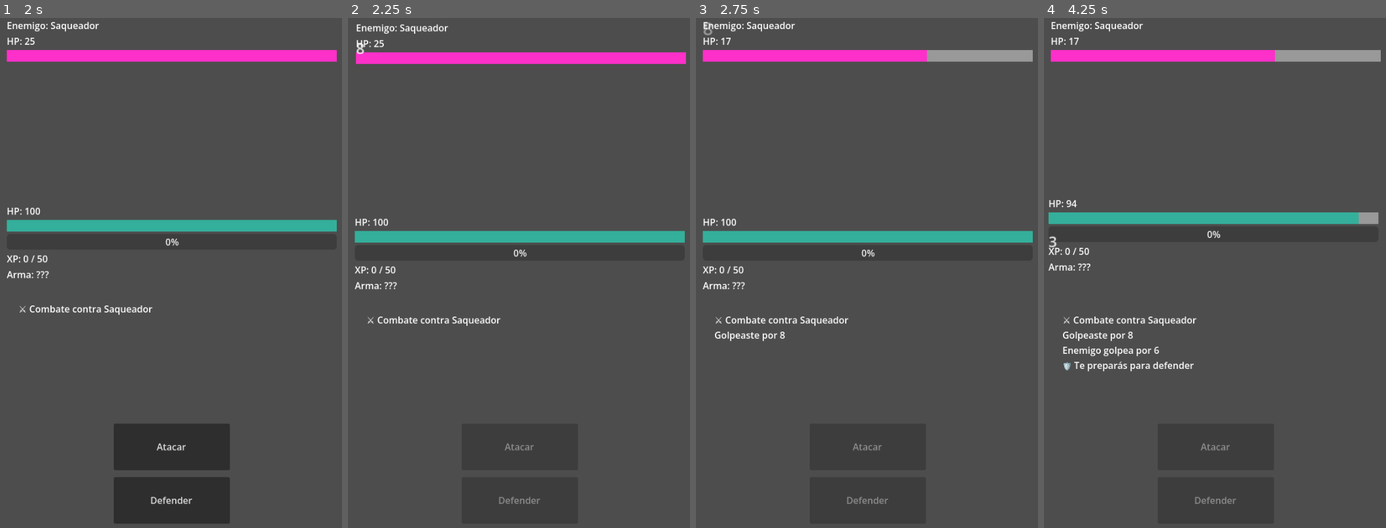
Above: before the commit, frames 1-4 (left to right).
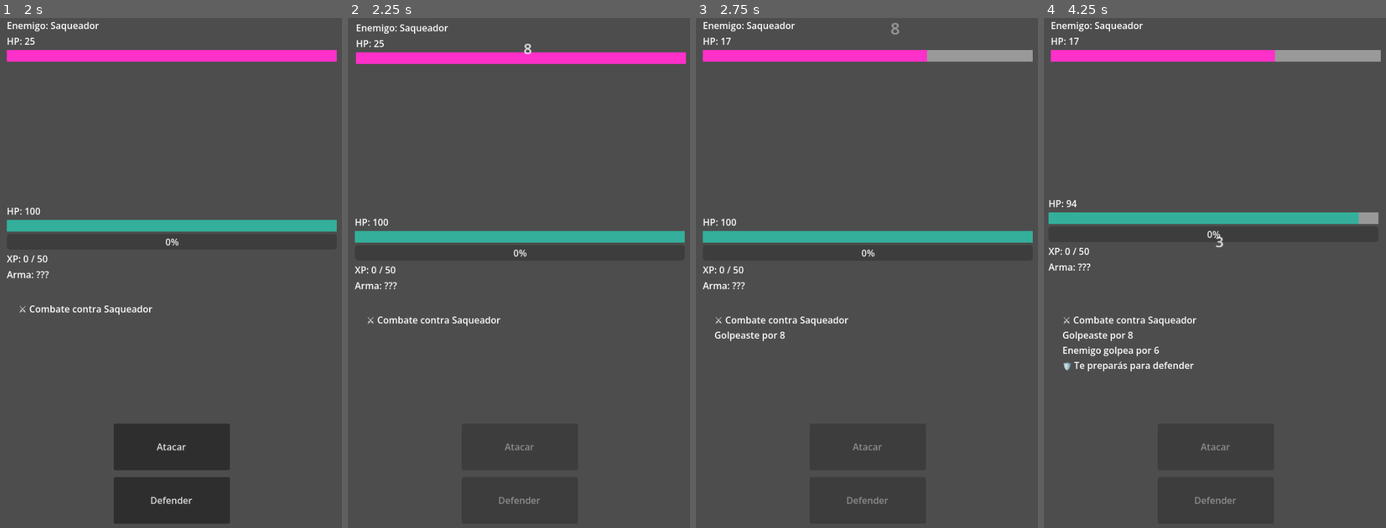
Above: after the commit, the same moments.

Repository: MirandaFrancoCBA/apocalypsheep
Game: Godot game, scene res://scenes/main_menu.tscn
Same seed, same stepped clock (60 frames per second), same inputs: the game is played once before the commit and once after it.
Inputs:
- Up to frame 1 (2 s): click "CONTINUAR" at 0.5 s; click "Ciudad destruida (Lv 1-3)" at 1.25 s
- Up to frame 2 (2.25 s): click "Atacar" at 2 s
- Up to frame 3 (2.75 s): no input
- Up to frame 4 (4.25 s): click "Defender" at 3.5 s

Frame 1 is identical in both runs. In frame 2, less than 0.1% of the frame differs, in the area x 2-54%, y 5-8%; in frame 3, less than 0.1%, in the area x 2-60%, y 0-4%; in frame 4, less than 0.1%.

Commit message:
Feat: numeros flotantes

Diff:
--- /dev/null
+++ b/scenes/ui/loot_popup.gd
@@ -0,0 +1,11 @@
+extends Control
+
+
+# Called when the node enters the scene tree for the first time.
+func _ready() -> void:
+	pass # Replace with function body.
+
+
+# Called every frame. 'delta' is the elapsed time since the previous frame.
+func _process(delta: float) -> void:
+	pass
--- /dev/null
+++ b/scenes/ui/loot_popup.tscn
@@ -0,0 +1,56 @@
+[gd_scene format=3 uid="uid://djrl72x2d4ns5"]
+
+[ext_resource type="Script" uid="uid://b5ueht61xwu6c" path="res://scenes/ui/loot_popup.gd" id="1_x5r40"]
+
+[node name="LootPopup" type="Control" unique_id=1048732134]
+custom_minimum_size = Vector2(400, 200)
+layout_mode = 3
+anchors_preset = 8
+anchor_left = 0.5
+anchor_top = 0.5
+anchor_right = 0.5
+anchor_bottom = 0.5
+grow_horizontal = 2
+grow_vertical = 2
+mouse_filter = 2
+script = ExtResource("1_x5r40")
+
+[node name="Panel" type="Panel" parent="." unique_id=606578056]
+custom_minimum_size = Vector2(320, 140)
+layout_mode = 1
+anchors_preset = 8
+anchor_left = 0.5
+anchor_top = 0.5
+anchor_right = 0.5
+anchor_bottom = 0.5
+offset_left = -20.0
+offset_top = -20.0
+offset_right = 20.0
+offset_bottom = 20.0
+grow_horizontal = 2
+grow_vertical = 2
+
+[node name="VBoxContainer" type="VBoxContainer" parent="Panel" unique_id=1478680933]
+layout_mode = 1
+anchors_preset = 8
+anchor_left = 0.5
+anchor_top = 0.5
+anchor_right = 0.5
+anchor_bottom = 0.5
+offset_left = -20.0
+offset_top = -29.0
+offset_right = 20.0
+offset_bottom = 29.0
+grow_horizontal = 2
+grow_vertical = 2
+theme_override_constants/separation = 12
+
+[node name="LabelTitle" type="Label" parent="Panel/VBoxContainer" unique_id=151331036]
+layout_mode = 2
+theme_override_font_sizes/font_size = 26
+text = "🎁 Loot obtenido"
+
+[node name="LabelItem" type="Label" parent="Panel/VBoxContainer" unique_id=1983101633]
+layout_mode = 2
+theme_override_font_sizes/font_size = 22
+text = "Espada Rota"
--- a/scripts/ui/combat_screen.gd
+++ b/scripts/ui/combat_screen.gd
@@ -29,6 +29,7 @@
 	"res://scenes/ui/damage_number.tscn"
 )
 
+
 # ─────────────────────────────────────────
 # CONFIG
 # ─────────────────────────────────────────
@@ -320,6 +321,7 @@
 			if loot.size() > 0:
 				GameManager.add_item_to_inventory(loot)
 				add_log("🎁 Obtuviste: " + loot.get("name", "Item"))
+				_show_loot_popup(loot)
 			else:
 				add_log("❌ No obtuviste nada...")
 
@@ -501,57 +503,52 @@
 ) -> void:
 
 	var label := Label.new()
-
-	label.text = str(damage)
-
-	# 🔥 estilo crítico
+	label.text = "💥 " + str(damage) if is_crit else str(damage)
+
+	# ✅ Desactivar autowrap para que el tamaño sea predecible
+	label.autowrap_mode = TextServer.AUTOWRAP_OFF
+
+	# ✅ Alineación horizontal centrada (ayuda al motor a calcular bien)
+	label.horizontal_alignment = HORIZONTAL_ALIGNMENT_CENTER
+
 	if is_crit:
-		label.text = "💥 " + label.text
 		label.add_theme_font_size_override("font_size", 32)
-		label.scale = Vector2(1.2, 1.2)
 	else:
 		label.add_theme_font_size_override("font_size", 24)
 
-	# 📍 esperar frame para que size exista
 	target_node.add_child(label)
 
+	# ✅ Esperar DOS frames para que el layout esté completo
 	await get_tree().process_frame
-
-	# 🎯 centro del container
+	await get_tree().process_frame
+
+	# ✅ Compensar la escala en el cálculo de posición
+	var scale_factor := 1.2 if is_crit else 1.0
+	var visual_width  := label.size.x * scale_factor
+	var visual_height := label.size.y * scale_factor
+
+	label.scale = Vector2(scale_factor, scale_factor)
+
 	label.position = Vector2(
-		(target_node.size.x / 2) - (label.size.x / 2),
-		(target_node.size.y / 2) - (label.size.y / 2)
+		(target_node.size.x - visual_width)  / 2.0,
+		(target_node.size.y - visual_height) / 2.0
 	)
 
-	# ✨ animación más lenta y visible
 	var tween = create_tween()
-
 	tween.set_parallel(true)
 
-	# subir
-	tween.tween_property(
-		label,
-		"position:y",
-		label.position.y - 80,
-		1.2
-	)
-
-	# fade out
-	tween.tween_property(
-		label,
-		"modulate:a",
-		0.0,
-		1.2
-	)
-
-	# pequeño zoom
-	tween.tween_property(
-		label,
-		"scale",
-		Vector2(1.5, 1.5),
-		1.2
-	)
+	tween.tween_property(label, "position:y", label.position.y - 80, 1.2)
+	tween.tween_property(label, "modulate:a", 0.0, 1.2)
+	tween.tween_property(label, "scale", Vector2(scale_factor + 0.3, scale_factor + 0.3), 1.2)
 
 	await tween.finished
-
 	label.queue_free()
+
+func _show_loot_popup(item: Dictionary) -> void:
+	var popup = load("res://scenes/ui/loot_popup.tscn").instantiate()
+
+	# ✅ Agregar al root de la escena, no al VBox/Margin
+	get_tree().current_scene.add_child(popup)
+
+	popup.z_index = 10
+	popup.show_loot(item)
--- /dev/null
+++ b/scripts/ui/loot_popup.gd
@@ -0,0 +1,77 @@
+extends Control
+class_name LootPopup
+
+@export var label_name: Label
+
+func show_loot(item: Dictionary) -> void:
+
+	if item.is_empty():
+		label_name.text = "❌ No obtuviste nada"
+	else:
+		var rarity = item.get("rarity", "common")
+		var item_name = item.get("name", "Item")
+
+		label_name.text = _rarity_icon(rarity) + " " + item_name
+
+		match rarity:
+			"common":
+				label_name.modulate = Color.WHITE
+
+			"rare":
+				label_name.modulate = Color(0.4, 0.6, 1.0)
+
+			"epic":
+				label_name.modulate = Color(0.7, 0.4, 1.0)
+
+	var tween = create_tween()
+
+	scale = Vector2(0.7, 0.7)
+	modulate.a = 0.0
+
+	tween.parallel().tween_property(
+		self,
+		"scale",
+		Vector2.ONE,
+		0.25
+	)
+
+	tween.parallel().tween_property(
+		self,
+		"modulate:a",
+		1.0,
+		0.25
+	)
+
+	tween.tween_interval(1.5)
+
+	tween.parallel().tween_property(
+		self,
+		"modulate:a",
+		0.0,
+		0.4
+	)
+
+	tween.parallel().tween_property(
+		self,
+		"position:y",
+		position.y - 20,
+		0.4
+	)
+
+	await tween.finished
+
+	queue_free()
+
+func _rarity_icon(rarity: String) -> String:
+	match rarity:
+		"common":
+			return "⚪"
+
+		"rare":
+			return "🔵"
+
+		"epic":
+			return "🟣"
+
+		_:
+			return "❓"
Not shown, added: scenes/ui/loot_popup.gd.uid
Not shown, added: scripts/ui/loot_popup.gd.uid
